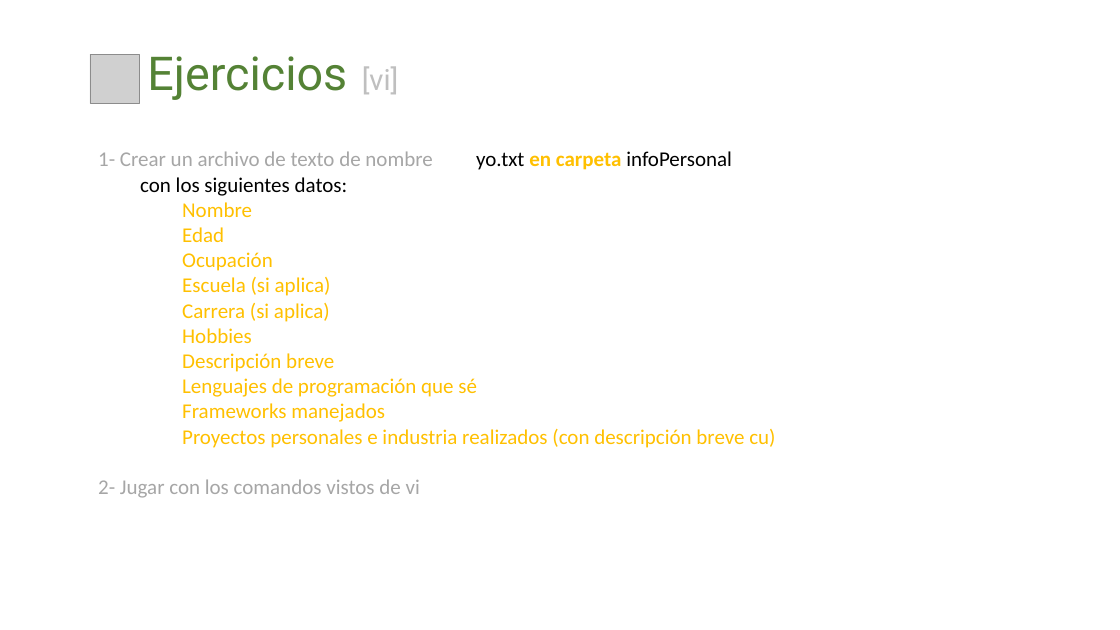
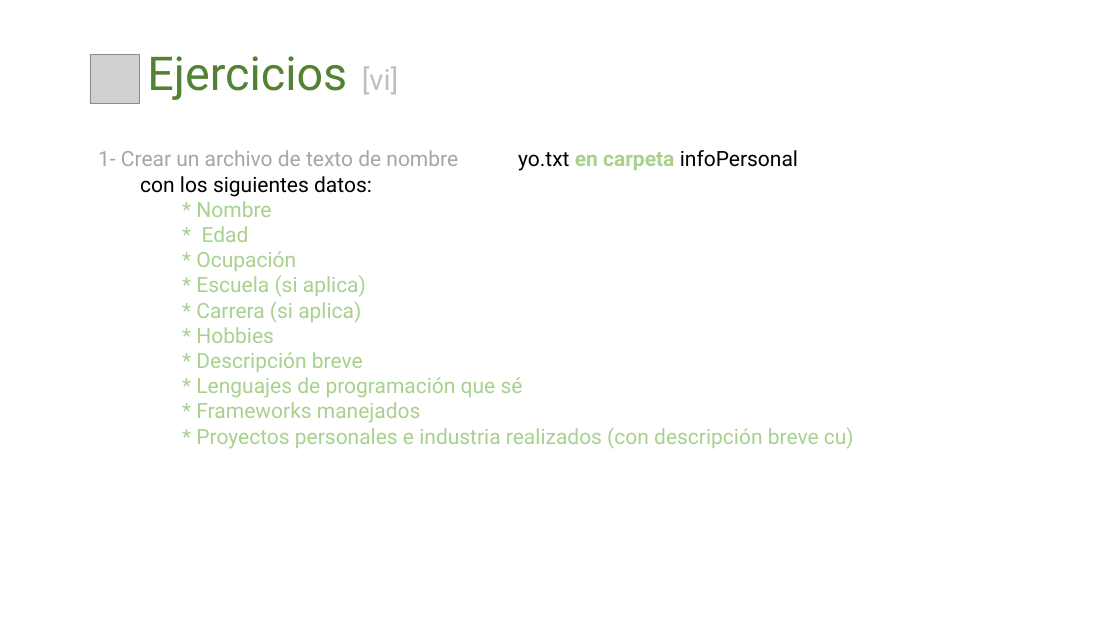
Before and after one commit to cimadev/PlaticasTalleres, a slide deck: slide 34 of 2017/dec_7_Git_GitHub_WorkShop/DGO.pptx (slide 20 before the commit). Drawn at 1120x630 pixels with LibreOffice and Linux fonts; fonts in the diff are those of the drawing; grey boxes stand for pictures. Boxes give left, top, right and bottom in pixels: in the first picture for what was removed or moved away, otherwise in the second. Text is boxed around its words. In the diff, an @@ line names an element or a change of style, - is before the commit and + after.

```diff
--- a/2017/dec_7_Git_GitHub_WorkShop/DGO.pptx
+++ b/2017/dec_7_Git_GitHub_WorkShop/DGO.pptx
@@ text at <box>98,150,798,197</box>: font Calibri to Roboto in "1- Crear un archivo de texto de ...", "con los siguientes datos:"; text colour #FFC000 to #A9D18E in "en carpeta" @@
@@ text at <box>196,201,854,449</box>: text changed; font Calibri to Roboto; text colour #FFC000 to #A9D18E @@
-Nombre
-Edad
-Ocupación
-Escuela (si aplica)
-Carrera (si aplica)
-Hobbies
-Descripción breve
-Lenguajes de programación que sé
-Frameworks manejados
-Proyectos personales e industria realizados (con descripción breve cu)
-2- Jugar con los comandos vistos de vi
+* Nombre
+* Edad
+* Ocupación
+* Escuela (si aplica)
+* Carrera (si aplica)
+* Hobbies
+* Descripción breve
+* Lenguajes de programación que sé
+* Frameworks manejados
+* Proyectos personales e industria realizados (con descripción breve cu)
```
Also in this commit, not shown: 5 other slides changed, 3 slides added.
